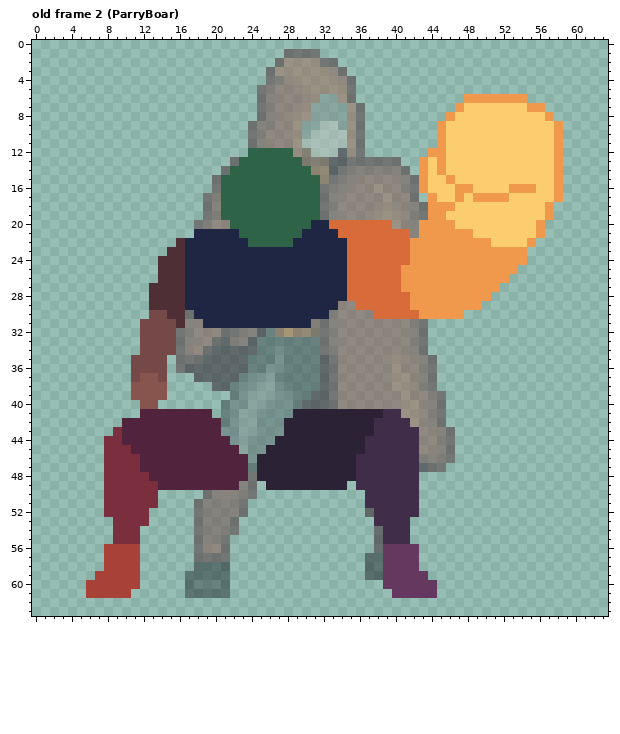
Pixel-art file, stored at Personal_Roberto/ASEPRITE/1. Liora/Liora_Boar.aseprite. Above is the file before it was changed.
64x64 pixels, 2 frames. Shown: old frame 2 (ParryBoar). The commit also changed other frames, which this record leaves out.
Now the later version:
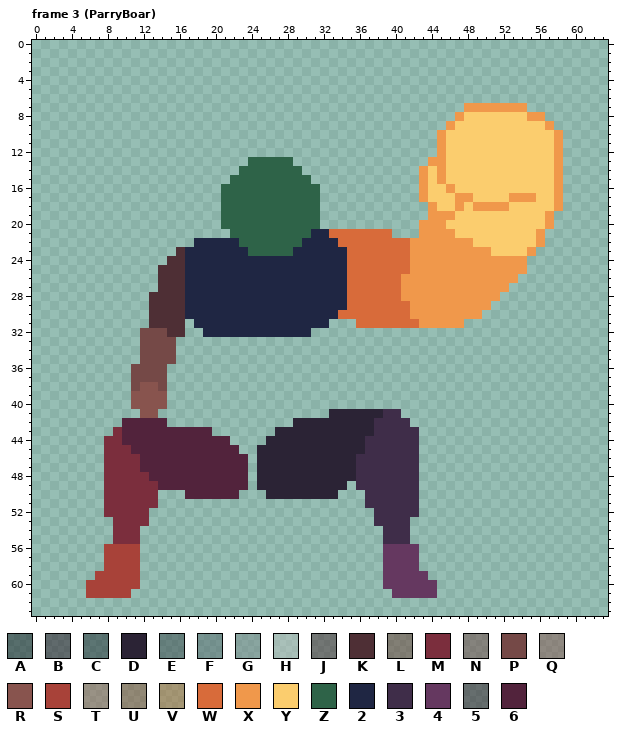
Palette (. is transparent): A #181e2580  B #2b162580  C #232d3380  D #2b2335  E #3a464a80  F #586b6f80  G #7d8c8c80  H #bbc1be80  J #4e2f3580  K #4e2f35  L #6f403780  M #7b2e3d  N #75494780  P #754947  Q #88544e80  R #88544e  S #a84239  T #9b675780  U #8e543980  V #b4713780  W #d86b3a  X #f0984b  Y #fbcd6e  Z #2e6348  2 #1f2643  3 #3f2d49  4 #653860  5 #361e2980  6 #52233c
A new or re-ordered frame is compared with the old frame closest to it.
Change:
frames 2 -> 12
layer "Liora" opacity 50% -> 100%
Changed rows in their new state; - is an unchanged pixel.
Frame 3 (ParryBoar) is new; against old frame 2 (ParryBoar):
first column x 11:
 1 -----------------....---------------------------
 2 ----------------.......-------------------------
 3 ---------------.........------------------------
 4 ---------------..........-----------------------
 5 --------------...........-----------------------
 6 --------------...........------------.......----
 7 --------------............----------.XXXXXXX..--
 8 --------------............---------.X-------XX.-
 9 -------------.............--------.X----------X.
10 -------------.............----------------------
11 -------------.............----------------------
12 -------------.............-------.--------------
13 -----------..-----............--.X--------------
14 ----------..-------............-----------------
15 ---------..---------............--XY------------
16 ---------.-----------...........---XYY----YYY---
17 --------..-----------...........XY---XYYYYXXX---
18 --------..-----------............-YYX-XXXX----YX
19 --------..-----------............--X------------
20 -------...Z---------Z...........---Y---------YX-
21 -------....Z-------Z--W------...----YY----------
22 -----..-----Z-----Z----W--------------YY----YX--
23 ----.--------ZZZZZ----------------------YYYYX---
24 ---.--------------------------------------------
25 ------------------------------W------------X----
26 ------------------------------------------X-----
27 --.--------------------------------------X------
28 ------------------------------X---------X-------
29 -----------------------2W--------------X--------
30 --KK--2---------------2WWWW----X-----XX---------
31 -.KKK-.2------------22...WWWWWWWXXXXX-----------
32 ----KK..222222222222.............---------------
33 -----............................---------------
34 -----............................---------------
35 .---P.............................--------------
36 -----.............................--------------
37 -PP----...........................--------------
38 P--P-----.........................--------------
39 -----------........................-------------
40 R--R------.........................-------------
41 -RR......-............--------.....-------------
42 ----..............-------------....-------------
43 ---------.......D---------------....------------
44 -----------....D----------------....------------
45 ------------..D-----------------....------------
46 -------------.------------------....------------
47 -------------.------------------...-------------
48 -------------.----------------------------------
49 ------------6.D---------------------------------
50 ------666666..-DDDDDDDD-------------------------
51 -------......-----------------------------------
52 -------......-------------.---------------------
53 -------.....------------------------------------
54 -------.....---------------.--------------------
55 -------....----------------.--------------------
56 -------....----------------.--------------------
57 -------....---------------..--------------------
58 -------....---------------..--------------------
59 ------.....---------------..--------------------
60 ------.....-------------------------------------
61 ------.....-------------------------------------
Boxes around the changes in both pictures, in picture pixels (x1, y1, x2, y2):
changed: (131, 49, 563, 598)
